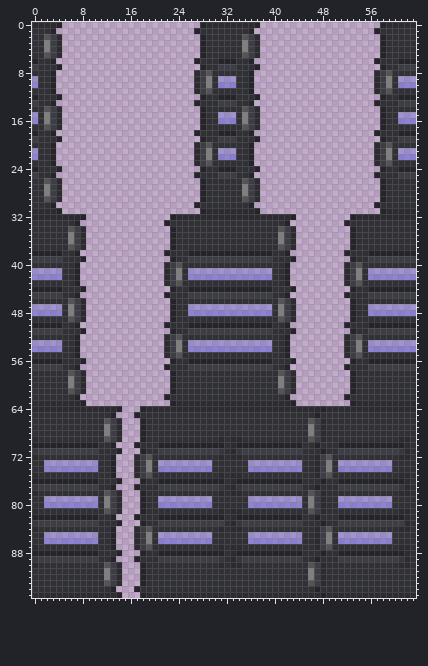
Sprite sheet -- Resources/Textures/TS/Structures/Doors/Glass/marine-pilot-mech.rsi/closing.png. Above, as it was before the edit.
The file is 64x96 pixels.
After:
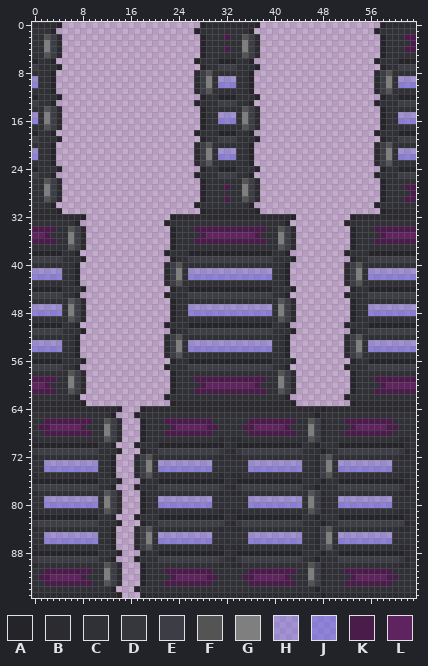
Palette (. is transparent): A #242429  B #2b2b30  C #303037  D #36363d  E #3d3d46  F #545454  G #7f7f7f  H #6868de5b  J #6868de96  K #4a1c4a  L #5f245f
The edit:
@@ x 30..63 @@
  1 CCCCCCA....................ACCCCCC
- 2 CCCCCFEB....................ACCCCC
- 3 CCCCCGEB....................ACCCCC
- 4 CCCCCGEB....................ACCCCC
+ 2 CCKCCFEB....................ACCCKK
+ 3 CCCCCGEB....................ACCCCK
+ 4 CCKCCGEB....................ACCCKK
  5 CCCCCFEB....................ACCCCC
@@ x 30..63 @@
 26 CCCCCFEB....................ACCCCC
-27 CCCCCGEB....................ACCCCC
-28 CCCCCGEB....................ACCCCC
-29 CCCCCFEB....................ACCCCC
+27 CCKCCGEB....................ACCCKK
+28 CCCCCGEB....................ACCCCK
+29 CCKCCFEB....................ACCCKK
 30 CCCCCCA....................ACCCCCC
@@ x 0..63 @@
 33 CCCCCCCA..............ACCCCCCCCCCCCCCCCCCCA.........ACCCCCCCCCCC
-34 CCCCCCFEB..............ACCCCCCCCCCCCCCCCCFEB.........ACCCCCCCCCC
-35 CCCCCCGEB..............ACCCCCCCCCCCCCCCCCGEB.........ACCCCCCCCCC
-36 CCCCCCGEB..............ACCCCCCCCCCCCCCCCCGEB.........ACCCCCCCCCC
+34 KKKKCCFEB..............ACCCKKKKKKKKKKKKCCFEB.........ACCCKKKKKKK
+35 LLKCCCGEB..............ACCCCKLLLLLLLLKCCCGEB.........ACCCCKLLLLL
+36 KKKKCCGEB..............ACCCKKKKKKKKKKKKCCGEB.........ACCCKKKKKKK
 37 CCCCCCFEB..............ACCCCCCCCCCCCCCCCCFEB.........ACCCCCCCCCC
@@ x 0..63 @@
 58 CCCCCCFEB..............ACCCCCCCCCCCCCCCCCFEB.........ACCCCCCCCCC
-59 CCCCCCGEB..............ACCCCCCCCCCCCCCCCCGEB.........ACCCCCCCCCC
-60 CCCCCCGEB..............ACCCCCCCCCCCCCCCCCGEB.........ACCCCCCCCCC
-61 CCCCCCFEB..............ACCCCCCCCCCCCCCCCCFEB.........ACCCCCCCCCC
+59 KKKKCCGEB..............ACCCKKKKKKKKKKKKCCGEB.........ACCCKKKKKKK
+60 LLKCCCGEB..............ACCCCKLLLLLLLLKCCCGEB.........ACCCCKLLLLL
+61 KKKKCCFEB..............ACCCKKKKKKKKKKKKCCFEB.........ACCCKKKKKKK
 62 CCCCCCCA..............ACCCCCCCCCCCCCCCCCCCA.........ACCCCCCCCCCC
@@ x 0..63 @@
 65 CCCCCCCCCCCCCA...ACCCCCCCCCCCCCCCCCCCCCCCCCCCCCACCCCCCCCCCCCCCCC
-66 CCCCCCCCCCCCFEB...ACCCCCCCCCCCCCCCCCCCCCCCCCCCFEBCCCCCCCCCCCCCCC
-67 CCCCCCCCCCCCGEB...ACCCCCCCCCCCCCCCCCCCCCCCCCCCGEBCCCCCCCCCCCCCCC
-68 CCCCCCCCCCCCGEB...ACCCCCCCCCCCCCCCCCCCCCCCCCCCGEBCCCCCCCCCCCCCCC
+66 CCKKKKKKKKCCFEB...ACCCKKKKKKKKCCCCCCKKKKKKKKCCFEBCCCKKKKKKKKCCCC
+67 CKKLLLLLKCCCGEB...ACCCCKLLLLLKKCCCCKKLLLLLKCCCGEBCCCCKLLLLLKKCCC
+68 CCKKKKKKKKCCGEB...ACCCKKKKKKKKCCCCCCKKKKKKKKCCGEBCCCKKKKKKKKCCCC
 69 BCCCCCCCCCCCFEB...ACCCCCCCCCCCCBCBBCCCCCCCCCCCFEBCCCCCCCCCCCCBBC
@@ x 0..63 @@
 90 BCCCCCCCCCCCFEB...ACCCCCCCCCCCCBCBBCCCCCCCCCCCFEBCCCCCCCCCCCCBBC
-91 CCCCCCCCCCCCGEB...ACCCCCCCCCCCCCCCCCCCCCCCCCCCGEBCCCCCCCCCCCCCCC
-92 CCCCCCCCCCCCGEB...ACCCCCCCCCCCCCCCCCCCCCCCCCCCGEBCCCCCCCCCCCCCCC
-93 CCCCCCCCCCCCFEB...ACCCCCCCCCCCCCCCCCCCCCCCCCCCFEBCCCCCCCCCCCCCCC
+91 CCKKKKKKKKCCGEB...ACCCKKKKKKKKCCCCCCKKKKKKKKCCGEBCCCKKKKKKKKCCCC
+92 CKKLLLLLKCCCGEB...ACCCCKLLLLLKKCCCCKKLLLLLKCCCGEBCCCCKLLLLLKKCCC
+93 CCKKKKKKKKCCFEB...ACCCKKKKKKKKCCCCCCKKKKKKKKCCFEBCCCKKKKKKKKCCCC
 94 CCCCCCCCCCCCCA...ACCCCCCCCCCCCCCCCCCCCCCCCCCCCCACCCCCCCCCCCCCCCC
